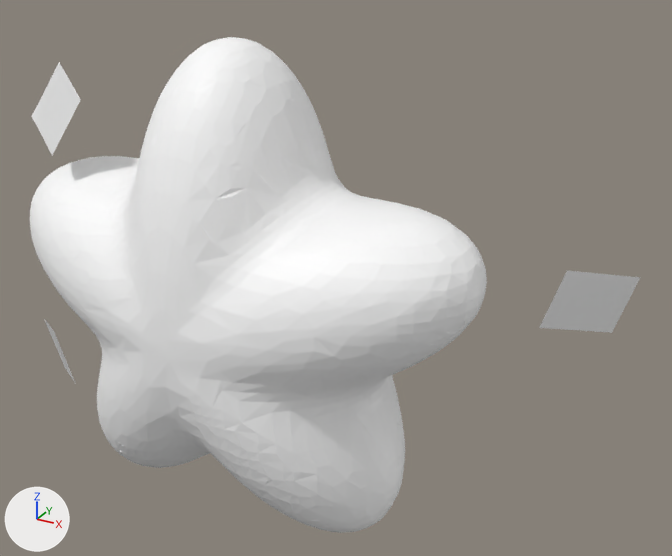
The glTF model assets/hall-packaging/star.glb as it was, and as the next commit left it.
The view is the same before and after, from a 50 mm camera at (2.07, -3.47, 1.52) aimed at (0.38, -0.39, -0.02). Every picture has the same lights, and +X, +Y and +Z are marked at lower left. The picture after the commit comes second. Where no turn or scale is listed for an object, it has been applied to the vertices.

In view in the first picture: 'sticker-0', 'sticker-1', 'sticker-2', 'toy'.
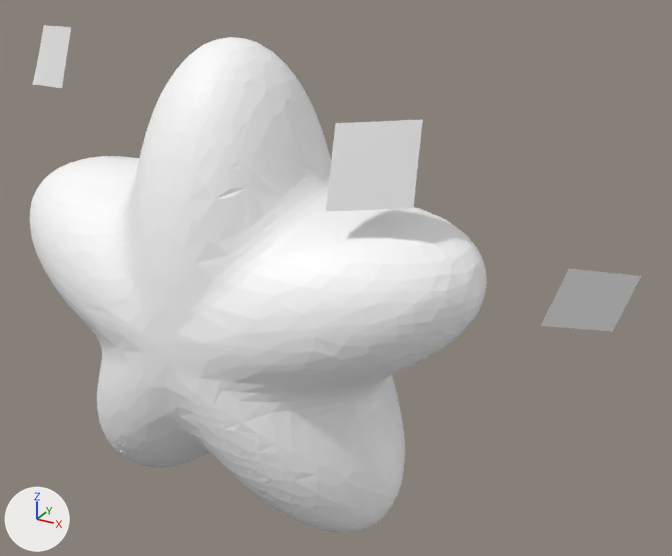
Pixel boxes (x1, y1, x2, y2) of what changed, in the pictures (672 x 556 px):
'sticker-1', reshaped, moved, rescaled (45% taller): before (539, 270, 641, 333); after (326, 119, 423, 211)
'sticker-2', reshaped, moved, rescaled (98% wider, 32% shorter): before (31, 62, 81, 155); after (541, 269, 641, 332)
'sticker-0', reshaped, moved, rescaled (18% wider): before (44, 319, 76, 384); after (33, 25, 71, 88)

Patch to the scene script:
```diff
--- a/assets/hall-packaging/star.glb.py
+++ b/assets/hall-packaging/star.glb.py
@@ me_sticker_0 @@
 # used by ob_sticker_0; location = (-1.014, -0.62, -0.614); scale = (0.176, 0.176, 0.176)
-me_sticker_0.from_pydata(...)  # 289 vertices, 512 faces; spans x -1.0..1.0, y -0.62..0.62, z -1.0..1.0
+me_sticker_0.from_pydata(...)  # 289 vertices, 512 faces; spans x -1.0..1.0, y -0.73..0.73, z -1.0..1.0
+# me_sticker_0 part 1: 289 of 289 vertices moved; they spanned x -1.0..1.0, y -0.62..0.62, z -1.0..1.0 and now span x -1.0..1.0, y -0.73..0.73, z -1.0..1.0; mean shift (0.0, -0.02, 0.0)
@@ me_sticker_1 @@
 # used by ob_sticker_1; location = (1.398, -0.323, 0.069); scale = (0.14, 0.14, 0.14)
-me_sticker_1.from_pydata(...)  # 289 vertices, 512 faces; spans x -1.0..1.0, y -0.99..0.99, z -1.0..1.0
+me_sticker_1.from_pydata(...)  # 289 vertices, 512 faces; spans x -1.0..1.0, y -0.72..0.72, z -1.0..1.0
+# me_sticker_1 part 2: the whole mesh is multiplied about its middle by the matrix ((1.065, 0.0, -0.423), (-0.486, 1.032, 0.338), (0.423, 0.0, 1.065))
@@ me_sticker_2 @@
 # used by ob_sticker_2; location = (-0.794, -0.673, 0.607); scale = (0.168, 0.168, 0.168)
-me_sticker_2.from_pydata(...)  # 289 vertices, 512 faces; spans x -1.0..1.0, y -0.64..0.64, z -1.0..1.0
+me_sticker_2.from_pydata(...)  # 289 vertices, 512 faces; spans x -1.0..1.0, y -0.98..0.98, z -1.0..1.0
+# me_sticker_2 part 3: the whole mesh is multiplied about its middle by the matrix ((1.06, 0.0, -0.171), (1.031, -0.01, -0.158), (0.171, 0.001, 1.059))
@@ ob_sticker_0 @@
 ob_sticker_0 = bpy.data.objects.new('sticker-0', me_sticker_0)
-ob_sticker_0.location = (-1.014, -0.62, -0.614)
-ob_sticker_0.scale = (0.176, 0.176, 0.176)
+ob_sticker_0.location = (-0.927, -0.524, 0.785)
+ob_sticker_0.scale = (0.126, 0.126, 0.126)
@@ ob_sticker_1 @@
 ob_sticker_1 = bpy.data.objects.new('sticker-1', me_sticker_1)
-ob_sticker_1.location = (1.398, -0.323, 0.069)
-ob_sticker_1.scale = (0.14, 0.14, 0.14)
+ob_sticker_1.location = (0.693, -0.694, 0.581)
+ob_sticker_1.scale = (0.154, 0.154, 0.154)
@@ ob_sticker_2 @@
 ob_sticker_2 = bpy.data.objects.new('sticker-2', me_sticker_2)
-ob_sticker_2.location = (-0.794, -0.673, 0.607)
-ob_sticker_2.scale = (0.168, 0.168, 0.168)
+ob_sticker_2.location = (1.398, -0.307, 0.069)
+ob_sticker_2.scale = (0.14, 0.14, 0.14)
```
